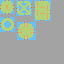
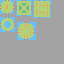
Layered file, before and after one edit (64×64). Changes by layer:
added layer "Слой 2" above "Слой 1" over box(19, 0, 51, 18)
painted on "Слой 1" over box(16, 0, 51, 21)
